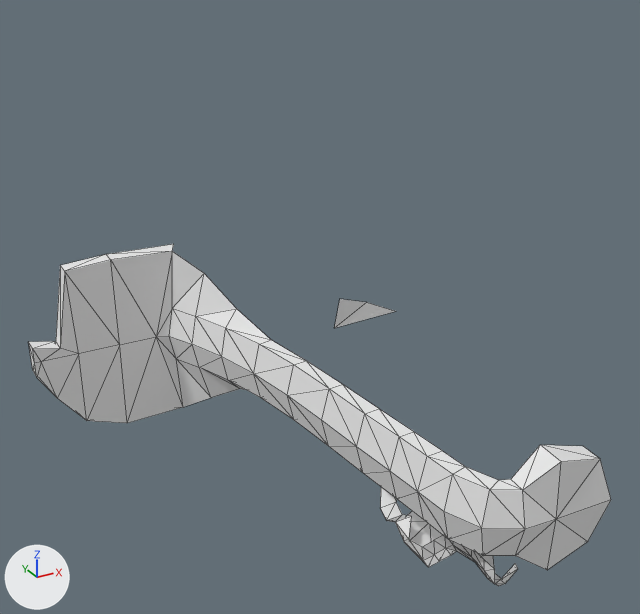
Two versions of the OBJ model assets/models/level/lava/model.obj, one commit apart.
Both versions are drawn from a 50 mm camera at (-243.0, -256.0, 122.0) aimed at (-135.0, -59.0, 24.0). The axes (+X, +Y, +Z) are drawn at lower left. The lights are the same throughout. The picture after the commit comes second. Mesh edges are drawn as thin lines. Where no turn or scale is listed for an object, it has been applied to the vertices.

Names of what the first picture shows: 'lavaMesh'.
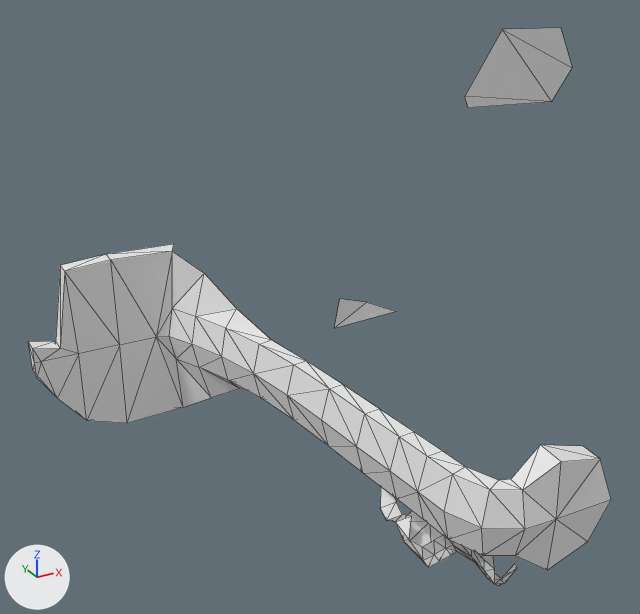
Changed parts and their boxes [x1, y1, x2, y2] in the pictures (640 x 614 px; the box of a moved part takes in the faces that stretch with it):
```json
{"object": "lavaMesh", "change": "reshaped", "before": [29, 244, 611, 586], "after": [29, 28, 611, 586], "on screen": "63% taller"}
{"part": 1, "of": "me_lavamesh", "change": "moved or reshaped", "before": [495, 563, 518, 586], "after": [495, 563, 517, 586]}
{"part": 2, "of": "me_lavamesh", "change": "added", "after": [465, 28, 572, 108]}
```

Scene script edits in JSON lines:
```json
{"block": "me_lavamesh", "where": "# used by ob_lavamesh; location = (0.0, 0.0, 0.0)"}
{"block": "me_lavamesh", "where": "# verts and faces of me_lavamesh; kept vertices keep their numbers, new ones are numbered from 154"}
{"block": "me_lavamesh", "where": "# before: 100 (-131.0, -138.1, -14.7) at pixel (505, 583), 107 (-128.8, -139.3, -10.5) at pixel (518, 568)"}
{"op": "remove", "block": "me_lavamesh", "code": "me_lavamesh.from_pydata(...)  # 154 vertices, 225 faces; spans x -204.5..-105.2, y -141.8..-4.4, z -26.6..29.3"}
{"op": "add", "block": "me_lavamesh", "code": "me_lavamesh.from_pydata(...)  # 160 vertices, 229 faces; spans x -204.5..-1.7, y -141.8..-4.4, z -26.6..87.1"}
{"block": "me_lavamesh", "change": "me_lavamesh part 1"}
{"op": "add", "block": "me_lavamesh", "code": "verts[100] = (-131.0, -137.8, -14.7)  # moved, pixel (504, 583)"}
{"op": "add", "block": "me_lavamesh", "code": "verts[107] = (-128.8, -139.0, -10.5)  # moved, pixel (517, 567)"}
{"block": "me_lavamesh", "change": "me_lavamesh part 2"}
{"op": "add", "block": "me_lavamesh", "code": "verts[154] = (-9.4, -8.6, 86.2)  # pixel (560, 27)"}
{"op": "add", "block": "me_lavamesh", "code": "verts[155] = (-10.1, -8.6, 60.1)  # pixel (551, 101)"}
{"op": "add", "block": "me_lavamesh", "code": "verts[156] = (-35.9, -8.6, 87.1)  # pixel (502, 29)"}
{"op": "add", "block": "me_lavamesh", "code": "verts[157] = (-1.7, -8.6, 71.7)  # pixel (572, 67)"}
{"op": "add", "block": "me_lavamesh", "code": "verts[158] = (-48.5, -8.6, 61.6)  # pixel (468, 107)"}
{"op": "add", "block": "me_lavamesh", "code": "verts[159] = (-50.3, -8.6, 65.7)  # pixel (464, 96)"}
{"op": "add", "block": "me_lavamesh", "code": "faces += [(155, 157, 156), (155, 159, 158), (154, 156, 157), (155, 156, 159)]"}
```
